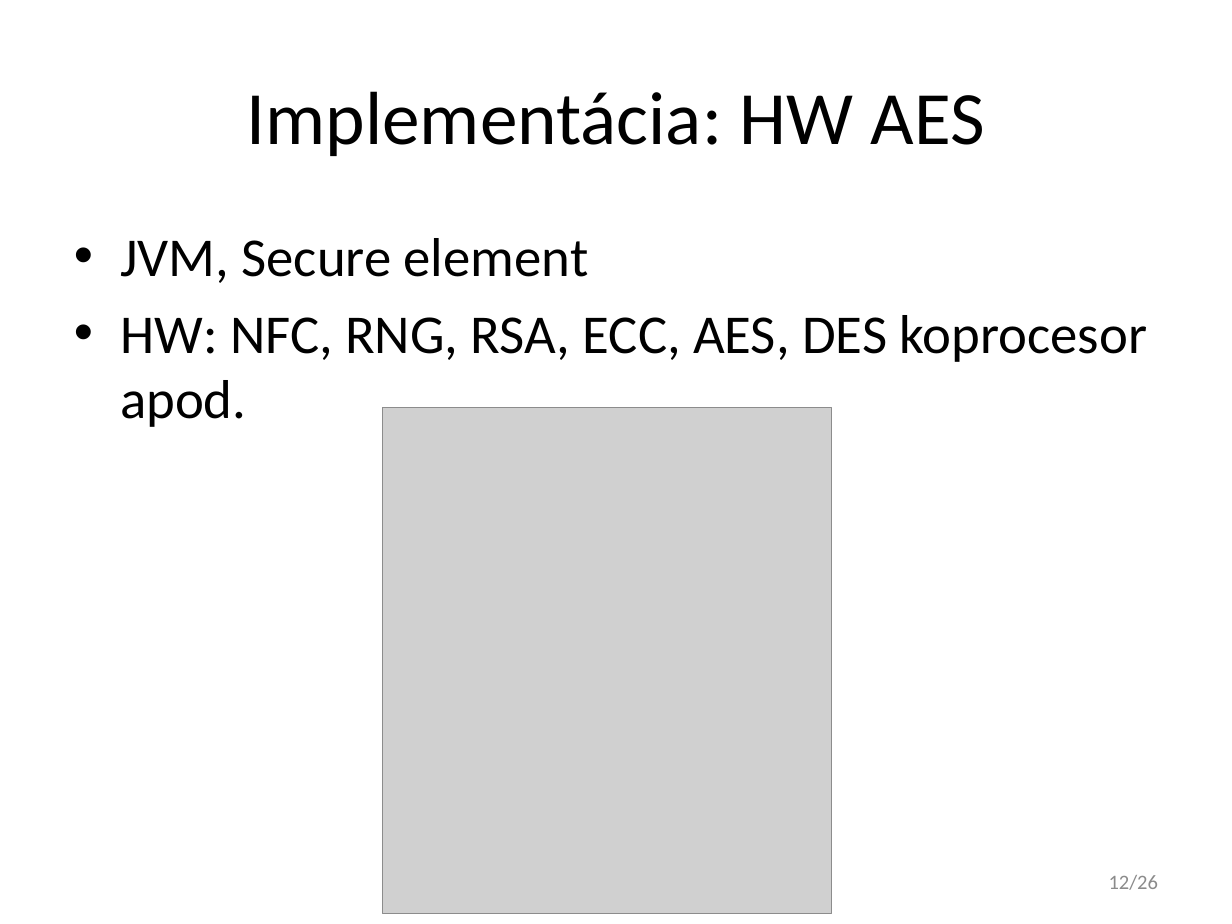
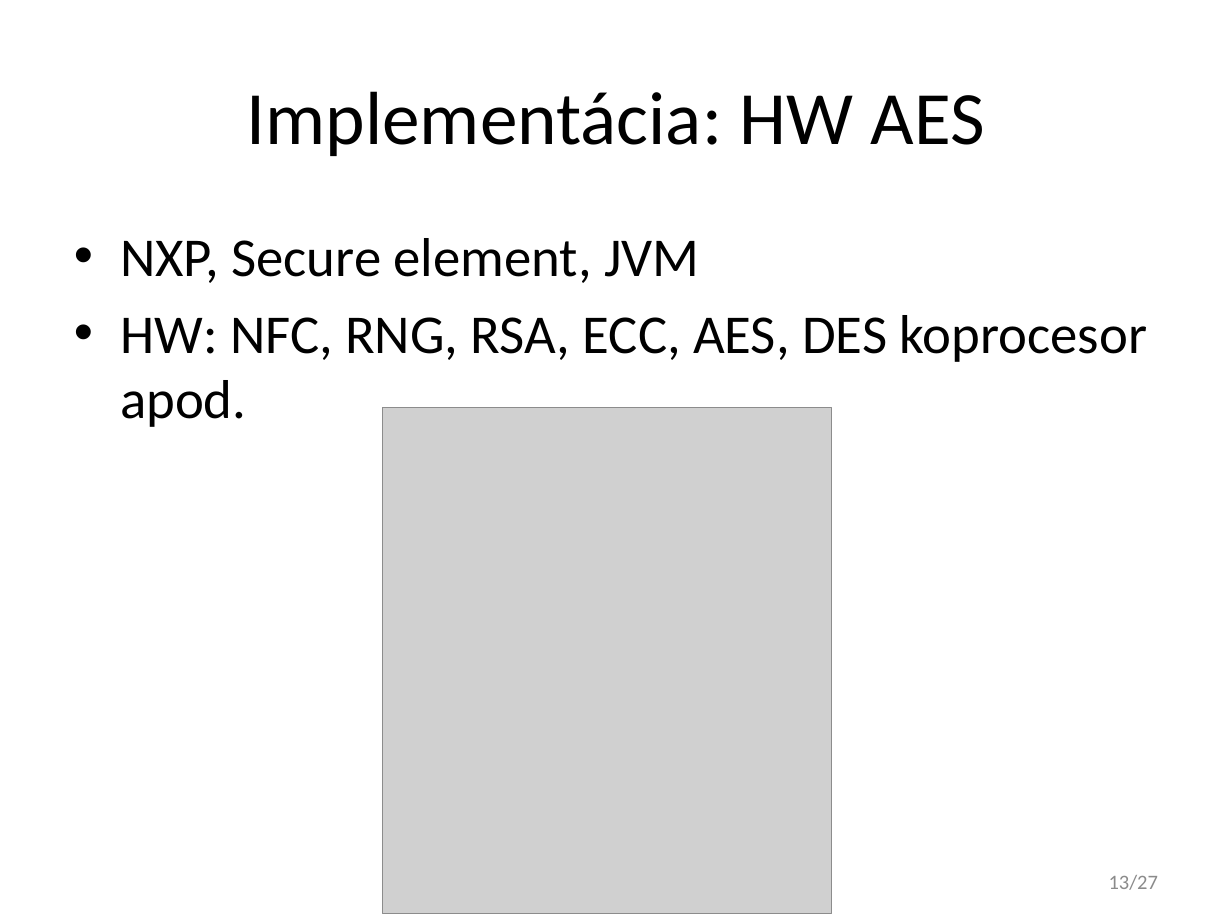
Before and after one commit to javacard-FOSS-applets/nrf6310-pca10007, a slide deck: slide 13 of Obhajoba/xdoubravsky_dp.pptx (slide 12 before the commit). Drawn at 1232x924 pixels with LibreOffice and Linux fonts; fonts in the diff are those of the drawing; grey boxes stand for pictures. Boxes give left, top, right and bottom in pixels: in the first picture for what was removed or moved away, otherwise in the second. Text is boxed around its words. In the diff, an @@ line names an element or a change of style, - is before the commit and + after.

```diff
--- a/Obhajoba/xdoubravsky_dp.pptx
+++ b/Obhajoba/xdoubravsky_dp.pptx
@@ text at (120, 238, 699, 283): text changed @@
-• JVM, Secure element
+• NXP, Secure element, JVM
@@ page number at (1109, 875, 1159, 890): text changed @@
-12/26
+13/27
```
Also in this commit, not shown: 10 other slides changed, 2 slides added, 1 other file.
